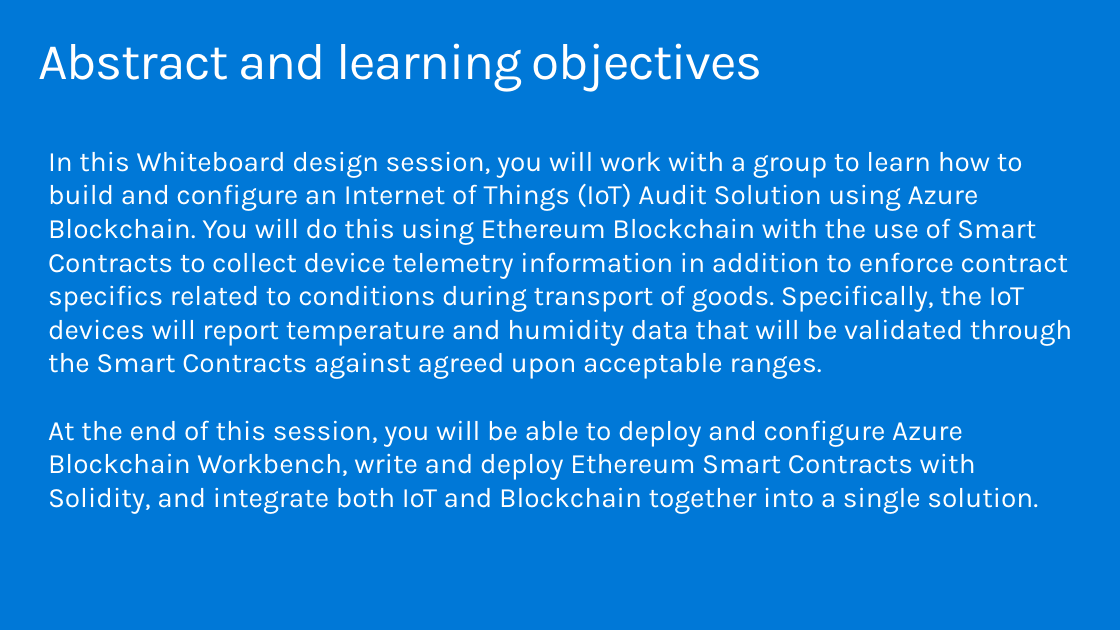
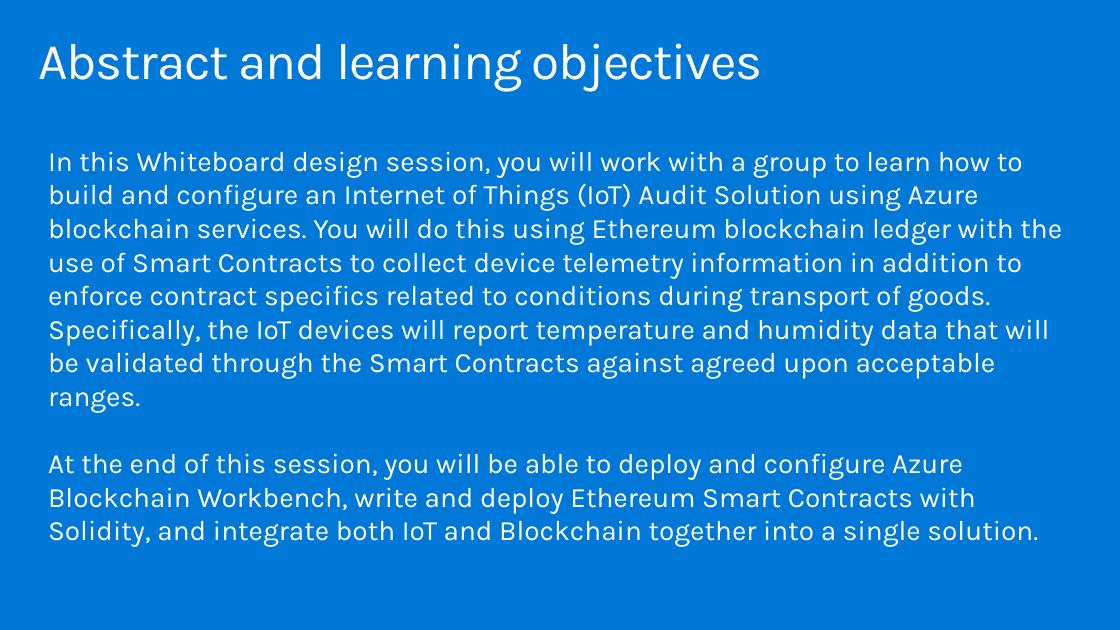
Before and after one commit to Microsoft/MCW-Azure-Blockchain, a slide deck: slide 2 of Whiteboard design session/WDS trainer presentation - Azure Blockchain.pptx. Drawn at 1120x630 pixels with LibreOffice and Linux fonts; fonts in the diff are those of the drawing. Boxes give left, top, right and bottom in pixels: in the first picture for what was removed or moved away, otherwise in the second. Text is boxed around its words. In the diff, an @@ line names an element or a change of style, - is before the commit and + after.

Commit message:
updates
also updates related to issue #26

```diff
--- a/Whiteboard design session/WDS trainer presentation - Azure Blockchain.pptx
+++ b/Whiteboard design session/WDS trainer presentation - Azure Blockchain.pptx
@@ text at <box>48,151,1062,413</box>: text changed @@
-In this Whiteboard design session, you will work with a group to learn how to build and configure an Internet of Things (IoT) Audit Solution using Azure Blockchain. You will do this using Ethereum Blockchain with the use of Smart Contracts to collect device telemetry information in addition to enforce contract specifics related to conditions during transport of goods. Specifically, the IoT devices will report temperature and humidity data that will be validated through the Smart Contracts against agreed upon acceptable ranges.
+In this Whiteboard design session, you will work with a group to learn how to build and configure an Internet of Things (IoT) Audit Solution using Azure blockchain services. You will do this using Ethereum blockchain ledger with the use of Smart Contracts to collect device telemetry information in addition to enforce contract specifics related to conditions during transport of goods. Specifically, the IoT devices will report temperature and humidity data that will be validated through the Smart Contracts against agreed upon acceptable ranges.
```
Also in this commit, not shown: 4 other slides changed, 2 other files.
